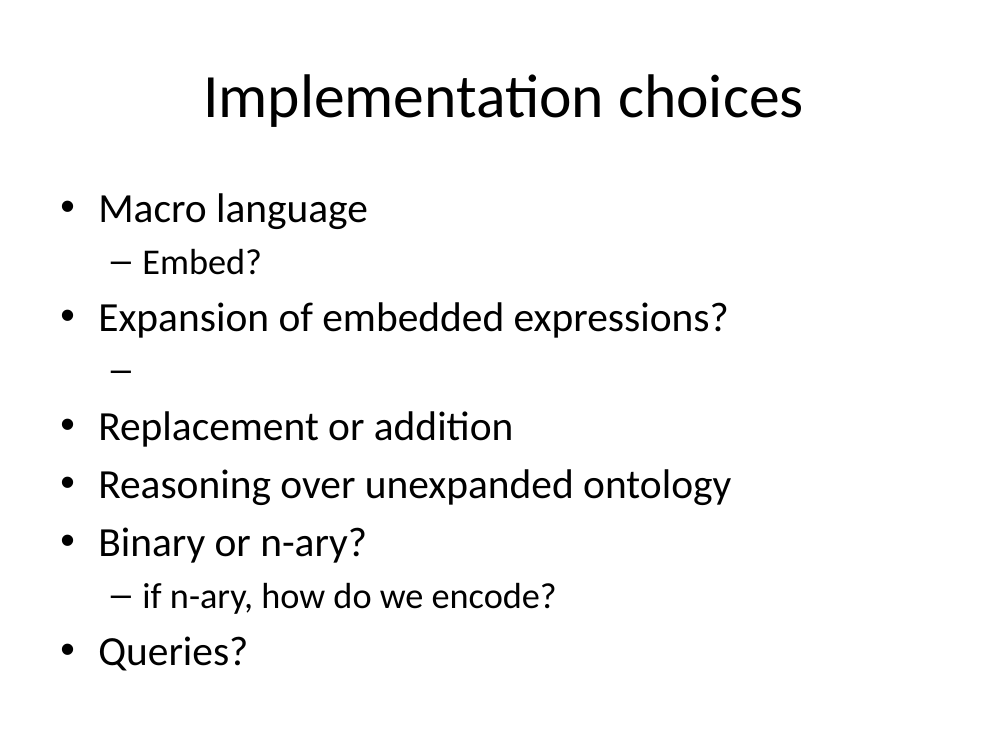
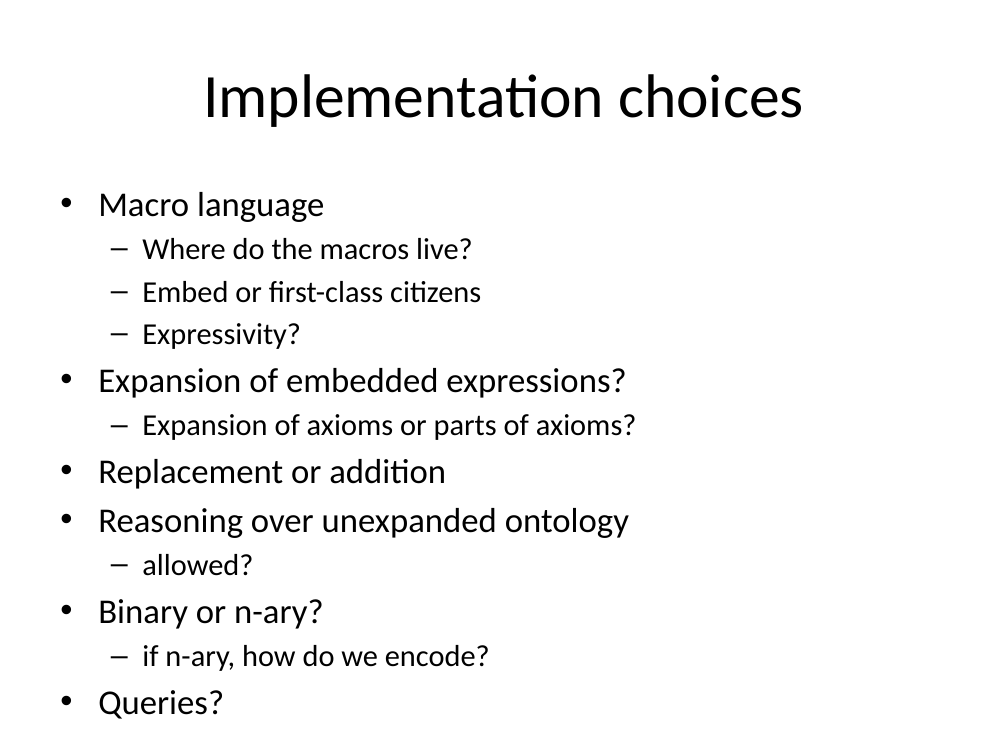
Before and after one commit to cmungall/obo2owl, a slide deck: slide 10 of papers/owled-macros-panel.pptx. Drawn at 1008x756 pixels with LibreOffice and Linux fonts; fonts in the diff are those of the drawing. Boxes give left, top, right and bottom in pixels: in the first picture for what was removed or moved away, otherwise in the second. Text is boxed around its words. In the diff, an @@ line names an element or a change of style, - is before the commit and + after.

```diff
--- a/papers/owled-macros-panel.pptx
+++ b/papers/owled-macros-panel.pptx
@@ text at (98, 192, 629, 671): size 29.6 to 24.8 pt in "Macro language", "Expansion of embedded expressions?", "Replacement or addition", "Reasoning over unexpanded ontology" and 2 more places; size 25.9 to 21.7 pt in "if n-ary, how do we encode?" @@
@@ text at (142, 238, 481, 349): text changed; size 25.9 to 21.7 pt @@
-  – Embed?
+  – Where do the macros live?
+  – Embed or first-class citizens
+  – Expressivity?
@@ text at (142, 414, 637, 440): paragraph added @@
+  – Expansion of axioms or parts of axioms?
@@ text at (142, 554, 253, 576): paragraph added @@
+  – allowed?
```
Also in this commit, not shown: 9 other slides changed, 8 slides added.
